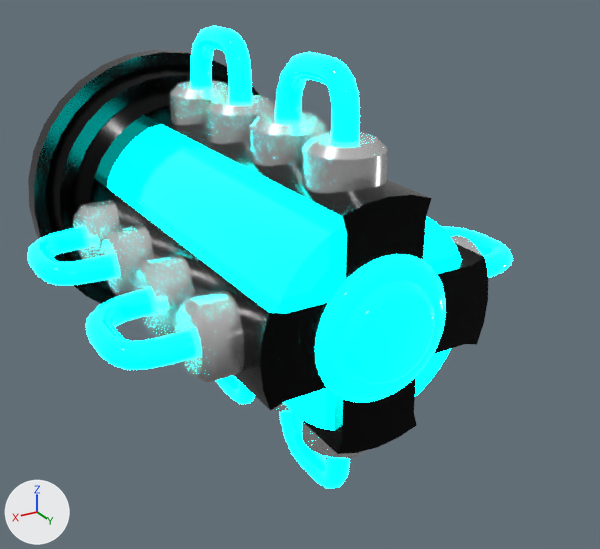
Two versions of the FBX model ikt/Assets/Assets/Models/CashCow3.fbx, one commit apart.
One viewpoint serves both versions: a camera (50 mm lens) standing at (37.0, 94.0, 30.9) and looking at (-1.5, 30.0, -1.1). The axes (+X, +Y, +Z) are drawn at lower left. The lights are the same throughout. Where no turn or scale is listed for an object, it has been applied to the vertices.
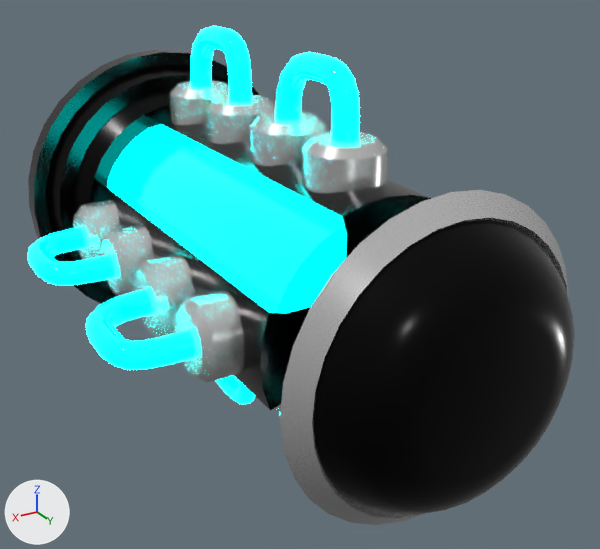
Location of each change, [x1, y1, x2, y2] in pixels of the pictures (600 x 549 px):
'Livet.001', added (black)
    after: [313, 220, 574, 515]
'Livet2.001', added
    after: [280, 190, 569, 525]

The edits, one by one:
Material 'Core2.001' (mat_core2_001) is new.
Its base color is (0.731, 0.731, 0.731) (light grey #dedede).
Its metallic is 0.792.
Its roughness is 0.217.
Material 'Core.001' (mat_core_001) is new.
Its base color is (0.0, 0.0, 0.0) (black #000000).
Its metallic is 0.723.
Its roughness is 0.204.
Mesh me_cylinder_009 is new.
It has 128 vertices, 128 faces and spans x -13.6..13.6, y -3.4..1.8, z -13.6..13.6.
It uses material mat_core2_001 (light grey #dedede).
Mesh me_cylinder_016 is new.
It has 288 vertices, 258 faces and spans x -12.1..12.1, y -8.4..3.7, z -12.1..12.1.
It uses material mat_core_001 (black #000000).
Object 'Livet2.001' (ob_livet2_001) is new; it shows me_cylinder_009.
Its location is (0.0, 52.2, 0.0).
Object 'Livet.001' (ob_livet_001) is new; it shows me_cylinder_016.
Its location is (0.0, 54.5, 0.0).
